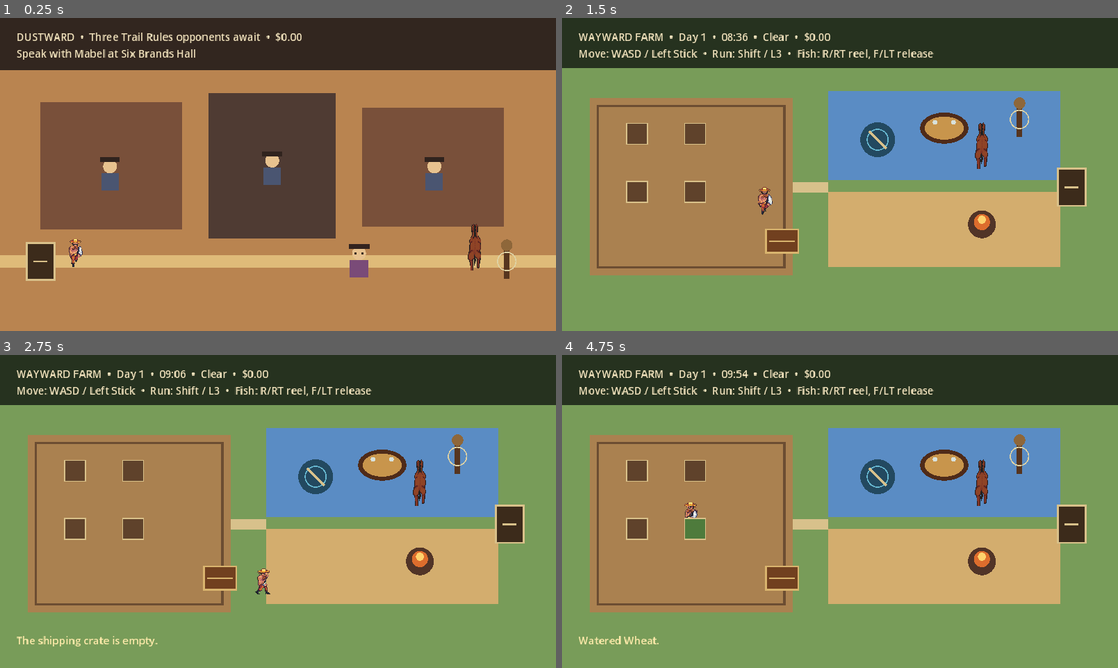
Above: before the commit, frames 1-4 (two rows, left to right).
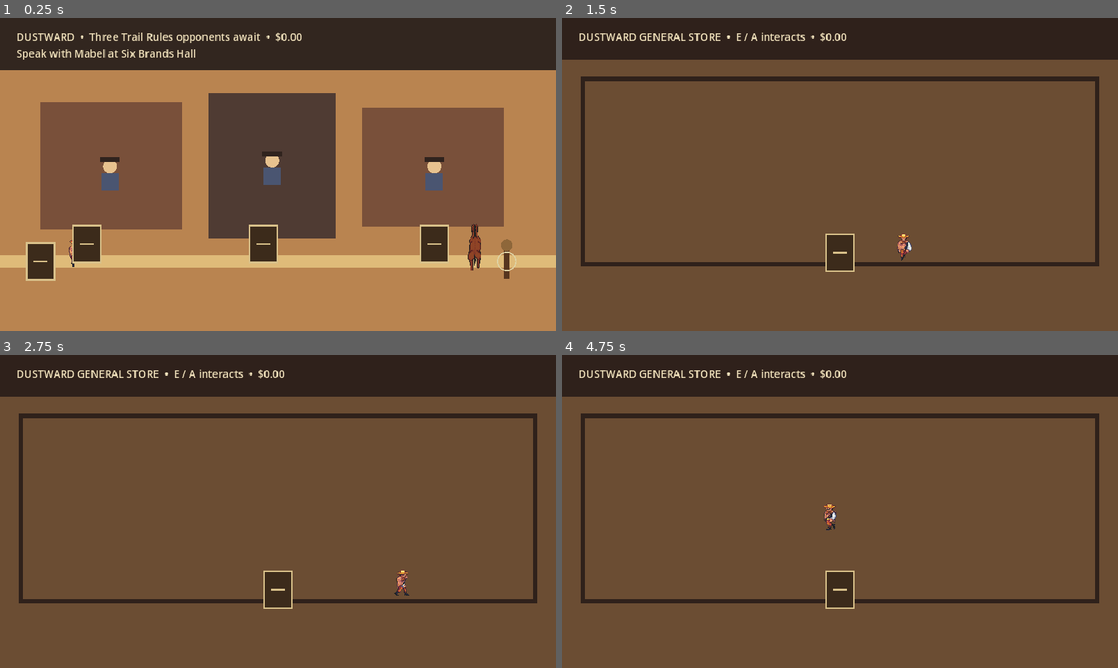
Above: after the commit, the same moments.

Repository: DocDamage/mahjongRPG
Game: Godot game, scene res://src/world/dustward.tscn
The game is run twice, just before and just after one commit, with the same random seed, the same clock (stepped at 60 frames per second) and the same inputs. This scene is started directly instead of the project's main scene.
Inputs (mouse positions are in pixels of both pictures, inside the frame that each line leads up to):
- Up to frame 1 (0.25 s): no input
- Up to frame 2 (1.5 s): tap Enter at 0.5 s; move the mouse to (962, 158) at 0.52 s; hold D (move_right) 0.53-1.28 s; hold E (interact) 0.53-1.28 s; click (962, 158) at 0.67 s; tap Space at 0.77 s; move the mouse to (728, 190) at 1.27 s; hold S (move_down) from 1.28 s (still down); tap R (fish_reel) at 1.35 s
- Up to frame 3 (2.75 s): tap Space at 1.52 s; tap E (interact) at 1.55, 2.3 s; move the mouse to (333, 442) at 2.02 s; release S (move_down) at 2.03 s; hold D (move_right) from 2.03 s (still down); hold F (fish_release) from 2.03 s (still down)
- Up to frame 4 (4.75 s): move the mouse to (812, 574) at 2.77 s; release D (move_right) at 2.78 s; release F (fish_release) at 2.78 s; hold W (move_up) 2.78-3.53 s; tap E (interact) at 2.85, 3.8, 4.35 s; click (812, 574) at 2.92 s; tap Space at 3.02, 3.77, 4.52 s; move the mouse to (1006, 558) at 3.52 s; hold Shift (run) 3.53-4.28 s; hold A (move_left) from 3.53 s (still down); move the mouse to (673, 464) at 4.27 s

The runs differ from the first frame. In frame 1, 1.9% of the frame differs, in the area x 13-81%, y 66-83%; in frame 2, 86%; in frame 3, 86%; in frame 4, 86%, in the area x 0-100%, y 4-100%.

Commit message:
Add Dustward interiors and inn sleep path

Diff:
--- a/src/world/dustward.gd
+++ b/src/world/dustward.gd
@@ -9,7 +9,9 @@
 	$FarmRoad.feedback.connect(_show_message)
 	$Horse.feedback.connect(_show_message)
 	$DustwardHitch.feedback.connect(_show_message)
-	$Mabel.feedback.connect(_show_message)
+	$GeneralStoreDoor.feedback.connect(_show_message)
+	$InnDoor.feedback.connect(_show_message)
+	$HallDoor.feedback.connect(_show_message)
 	GameSession.weather_changed.connect(_on_weather_changed)
 	for opponent in get_tree().get_nodes_in_group(&"dustward_opponent"):
 		opponent.feedback.connect(_show_message)
--- a/src/world/dustward.tscn
+++ b/src/world/dustward.tscn
@@ -6,7 +6,6 @@
 [ext_resource type="Script" path="res://src/mahjong/presentation/mahjong_opponent.gd" id="4_opponent"]
 [ext_resource type="Script" path="res://src/horses/horse_actor.gd" id="5_horse"]
 [ext_resource type="Script" path="res://src/horses/hitching_post.gd" id="6_hitch"]
-[ext_resource type="Script" path="res://src/story/hall_foreman.gd" id="7_foreman"]
 
 [sub_resource type="CircleShape2D" id="CircleShape2D_exit"]
 radius = 42.0
@@ -98,15 +97,38 @@
 [node name="CollisionShape2D" type="CollisionShape2D" parent="DustwardHitch"]
 shape = SubResource("CircleShape2D_hitch")
 
-[node name="Mabel" type="Area2D" parent="."]
-position = Vector2(620, 420)
+[node name="GeneralStoreDoor" type="Area2D" parent="."]
+position = Vector2(150, 390)
 collision_layer = 2
 collision_mask = 0
-script = ExtResource("7_foreman")
-prompt_text = "Speak with Mabel at Six Brands Hall"
+script = ExtResource("3_exit")
+prompt_text = "Enter general store"
+destination_scene = "res://src/world/general_store.tscn"
 
-[node name="CollisionShape2D" type="CollisionShape2D" parent="Mabel"]
-shape = SubResource("CircleShape2D_opponent")
+[node name="CollisionShape2D" type="CollisionShape2D" parent="GeneralStoreDoor"]
+shape = SubResource("CircleShape2D_exit")
+
+[node name="InnDoor" type="Area2D" parent="."]
+position = Vector2(455, 390)
+collision_layer = 2
+collision_mask = 0
+script = ExtResource("3_exit")
+prompt_text = "Enter Dustward Inn"
+destination_scene = "res://src/world/dustward_inn.tscn"
+
+[node name="CollisionShape2D" type="CollisionShape2D" parent="InnDoor"]
+shape = SubResource("CircleShape2D_exit")
+
+[node name="HallDoor" type="Area2D" parent="."]
+position = Vector2(750, 390)
+collision_layer = 2
+collision_mask = 0
+script = ExtResource("3_exit")
+prompt_text = "Enter Six Brands Hall"
+destination_scene = "res://src/world/six_brands_hall.tscn"
+
+[node name="CollisionShape2D" type="CollisionShape2D" parent="HallDoor"]
+shape = SubResource("CircleShape2D_exit")
 
 [node name="HUD" type="CanvasLayer" parent="."]
 
--- /dev/null
+++ b/src/world/dustward_inn.tscn
@@ -0,0 +1,49 @@
+[gd_scene load_steps=6 format=3]
+
+[ext_resource type="Script" path="res://src/world/interior.gd" id="1_interior"]
+[ext_resource type="PackedScene" path="res://src/player/player.tscn" id="2_player"]
+[ext_resource type="Script" path="res://src/world/scene_exit.gd" id="3_exit"]
+[ext_resource type="Script" path="res://src/world/inn_bed.gd" id="4_bed"]
+[sub_resource type="CircleShape2D" id="ExitShape"]
+radius = 42.0
+[sub_resource type="CircleShape2D" id="BedShape"]
+radius = 44.0
+[node name="DustwardInn" type="Node2D"]
+script = ExtResource("1_interior")
+location_name = "DUSTWARD INN"
+floor_color = Color(0.31, 0.24, 0.3, 1)
+[node name="Doc" parent="." instance=ExtResource("2_player")]
+position = Vector2(480, 380)
+movement_bounds = Rect2(65, 115, 830, 300)
+[node name="Exit" type="Area2D" parent="."]
+position = Vector2(480, 405)
+collision_layer = 2
+collision_mask = 0
+script = ExtResource("3_exit")
+prompt_text = "Leave inn"
+destination_scene = "res://src/world/dustward.tscn"
+[node name="CollisionShape2D" type="CollisionShape2D" parent="Exit"]
+shape = SubResource("ExitShape")
+[node name="Bed" type="Area2D" parent="."]
+position = Vector2(230, 220)
+collision_layer = 2
+collision_mask = 0
+script = ExtResource("4_bed")
+prompt_text = "Rest at inn"
+[node name="CollisionShape2D" type="CollisionShape2D" parent="Bed"]
+shape = SubResource("BedShape")
+[node name="HUD" type="CanvasLayer" parent="."]
+[node name="Status" type="Label" parent="HUD"]
+offset_left = 28.0
+offset_top = 20.0
+offset_right = 910.0
+offset_bottom = 60.0
+theme_override_colors/font_color = Color(0.95, 0.89, 0.74, 1)
+theme_override_font_sizes/font_size = 18
+[node name="Message" type="Label" parent="HUD"]
+offset_left = 28.0
+offset_top = 480.0
+offset_right = 900.0
+offset_bottom = 520.0
+theme_override_colors/font_color = Color(1, 0.92, 0.67, 1)
+theme_override_font_sizes/font_size = 18
--- /dev/null
+++ b/src/world/general_store.tscn
@@ -0,0 +1,44 @@
+[gd_scene load_steps=5 format=3]
+
+[ext_resource type="Script" path="res://src/world/interior.gd" id="1_interior"]
+[ext_resource type="PackedScene" path="res://src/player/player.tscn" id="2_player"]
+[ext_resource type="Script" path="res://src/world/scene_exit.gd" id="3_exit"]
+
+[sub_resource type="CircleShape2D" id="ExitShape"]
+radius = 42.0
+
+[node name="GeneralStore" type="Node2D"]
+script = ExtResource("1_interior")
+location_name = "DUSTWARD GENERAL STORE"
+floor_color = Color(0.42, 0.3, 0.2, 1)
+
+[node name="Doc" parent="." instance=ExtResource("2_player")]
+position = Vector2(480, 380)
+movement_bounds = Rect2(65, 115, 830, 300)
+
+[node name="Exit" type="Area2D" parent="."]
+position = Vector2(480, 405)
+collision_layer = 2
+collision_mask = 0
+script = ExtResource("3_exit")
+prompt_text = "Leave general store"
+destination_scene = "res://src/world/dustward.tscn"
+
+[node name="CollisionShape2D" type="CollisionShape2D" parent="Exit"]
+shape = SubResource("ExitShape")
+
+[node name="HUD" type="CanvasLayer" parent="."]
+[node name="Status" type="Label" parent="HUD"]
+offset_left = 28.0
+offset_top = 20.0
+offset_right = 910.0
+offset_bottom = 60.0
+theme_override_colors/font_color = Color(0.95, 0.89, 0.74, 1)
+theme_override_font_sizes/font_size = 18
+[node name="Message" type="Label" parent="HUD"]
+offset_left = 28.0
+offset_top = 480.0
+offset_right = 900.0
+offset_bottom = 520.0
+theme_override_colors/font_color = Color(1, 0.92, 0.67, 1)
+theme_override_font_sizes/font_size = 18
--- /dev/null
+++ b/src/world/inn_bed.gd
@@ -0,0 +1,19 @@
+extends "res://src/interaction/world_interactable.gd"
+
+signal feedback(message: String)
+
+
+func _ready() -> void:
+	interacted.connect(_on_interacted)
+	queue_redraw()
+
+
+func _draw() -> void:
+	draw_rect(Rect2(-40, -18, 80, 36), Color("8c6550"))
+	draw_rect(Rect2(-34, -14, 42, 18), Color("e7d9b5"))
+
+
+func _on_interacted(_actor: Node2D) -> void:
+	var advance := (24 * 60 - GameSession.minute_of_day) + 8 * 60
+	GameSession.advance_minutes(advance)
+	feedback.emit("You rest at the inn until morning.")
--- /dev/null
+++ b/src/world/interior.gd
@@ -0,0 +1,29 @@
+extends Node2D
+
+@export var location_name := "INTERIOR"
+@export var floor_color := Color("6b4a35")
+
+@onready var status_label: Label = $HUD/Status
+@onready var message_label: Label = $HUD/Message
+
+
+func _ready() -> void:
+	queue_redraw()
+	$Exit.feedback.connect(_show_message)
+	var bed = get_node_or_null("Bed")
+	if bed != null:
+		bed.feedback.connect(_show_message)
+	var mabel = get_node_or_null("Mabel")
+	if mabel != null:
+		mabel.feedback.connect(_show_message)
+	status_label.text = "%s  •  E / A interacts  •  $%.2f" % [location_name, GameSession.inventory.money_cents / 100.0]
+
+
+func _draw() -> void:
+	draw_rect(Rect2(0, 0, 960, 540), floor_color)
+	draw_rect(Rect2(0, 0, 960, 72), Color("2f211b"))
+	draw_rect(Rect2(36, 105, 888, 320), Color("2f211b"), false, 8.0)
+
+
+func _show_message(message: String) -> void:
+	message_label.text = message
--- /dev/null
+++ b/src/world/six_brands_hall.tscn
@@ -0,0 +1,49 @@
+[gd_scene load_steps=6 format=3]
+
+[ext_resource type="Script" path="res://src/world/interior.gd" id="1_interior"]
+[ext_resource type="PackedScene" path="res://src/player/player.tscn" id="2_player"]
+[ext_resource type="Script" path="res://src/world/scene_exit.gd" id="3_exit"]
+[ext_resource type="Script" path="res://src/story/hall_foreman.gd" id="4_mabel"]
+[sub_resource type="CircleShape2D" id="ExitShape"]
+radius = 42.0
+[sub_resource type="CircleShape2D" id="MabelShape"]
+radius = 36.0
+[node name="SixBrandsHall" type="Node2D"]
+script = ExtResource("1_interior")
+location_name = "SIX BRANDS HALL"
+floor_color = Color(0.22, 0.25, 0.36, 1)
+[node name="Doc" parent="." instance=ExtResource("2_player")]
+position = Vector2(480, 380)
+movement_bounds = Rect2(65, 115, 830, 300)
+[node name="Exit" type="Area2D" parent="."]
+position = Vector2(480, 405)
+collision_layer = 2
+collision_mask = 0
+script = ExtResource("3_exit")
+prompt_text = "Leave Six Brands Hall"
+destination_scene = "res://src/world/dustward.tscn"
+[node name="CollisionShape2D" type="CollisionShape2D" parent="Exit"]
+shape = SubResource("ExitShape")
+[node name="Mabel" type="Area2D" parent="."]
+position = Vector2(480, 235)
+collision_layer = 2
+collision_mask = 0
+script = ExtResource("4_mabel")
+prompt_text = "Speak with Mabel"
+[node name="CollisionShape2D" type="CollisionShape2D" parent="Mabel"]
+shape = SubResource("MabelShape")
+[node name="HUD" type="CanvasLayer" parent="."]
+[node name="Status" type="Label" parent="HUD"]
+offset_left = 28.0
+offset_top = 20.0
+offset_right = 910.0
+offset_bottom = 60.0
+theme_override_colors/font_color = Color(0.95, 0.89, 0.74, 1)
+theme_override_font_sizes/font_size = 18
+[node name="Message" type="Label" parent="HUD"]
+offset_left = 28.0
+offset_top = 480.0
+offset_right = 900.0
+offset_bottom = 520.0
+theme_override_colors/font_color = Color(1, 0.92, 0.67, 1)
+theme_override_font_sizes/font_size = 18
Not shown: 1 places in src/world/dustward.tscn that only renumber resources
Not shown, added: src/world/inn_bed.gd.uid
Not shown, added: src/world/interior.gd.uid
